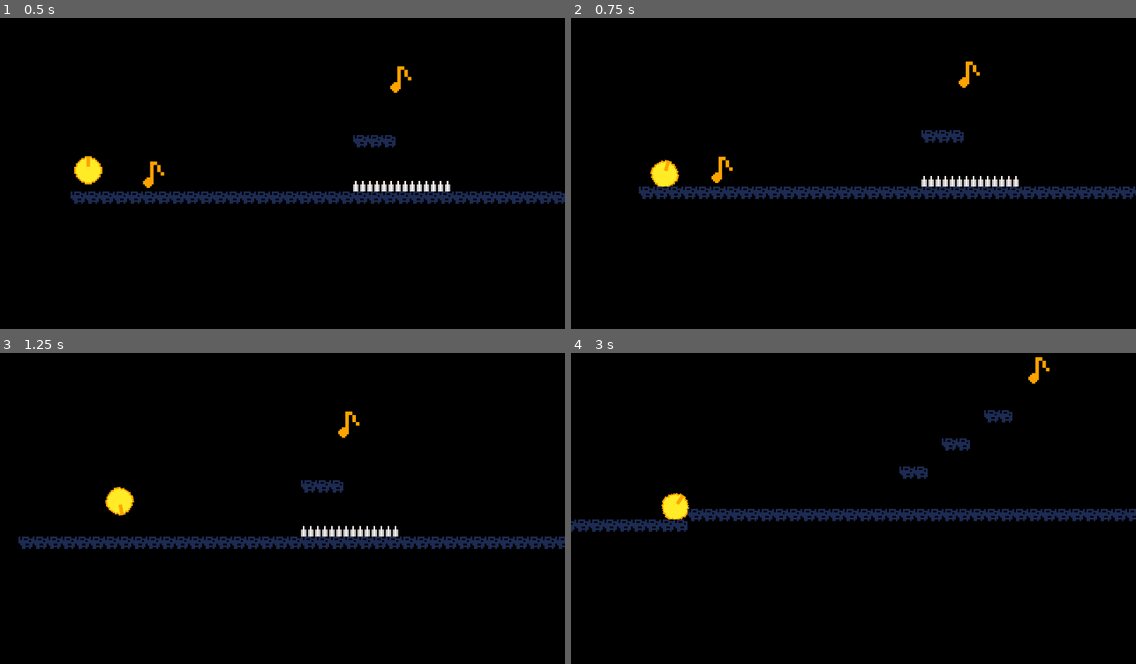
Above: before the commit, frames 1-4 (two rows, left to right).
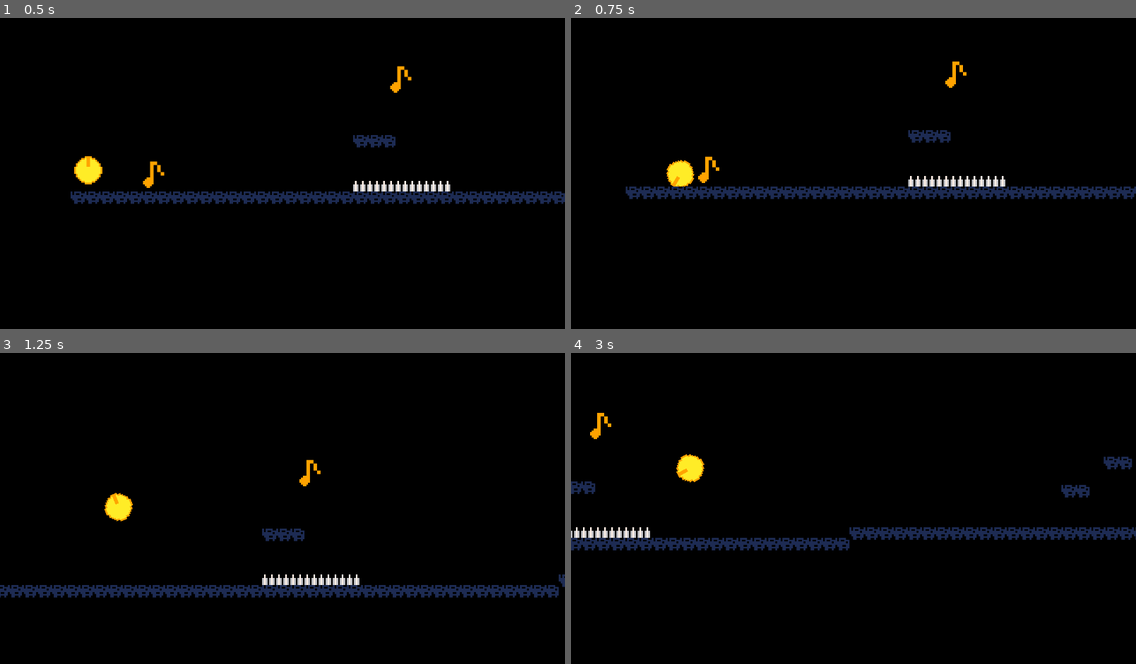
Above: after the commit, the same moments.

Repository: cat-in-the-dark/gmtk_2025
Game: Godot game, scene res://scenes/game_scene.tscn
Same seed, same stepped clock (60 frames per second), same inputs: the game is played once before the commit and once after it.
Inputs:
- Up to frame 1 (0.5 s): no input
- Up to frame 2 (0.75 s): tap Enter (ui_accept) at 0.5, 0.6 s; hold Right (ui_right) from 0.53 s (still down)
- Up to frame 3 (1.25 s): keep holding Right (ui_right); tap Space (player_jump, bound only before the commit) at 0.77, 0.8, 1.07 s
- Up to frame 4 (3 s): tap Space (player_jump, bound only before the commit) at 1.35, 1.52, 1.82, 2.3 s; tap Enter (ui_accept) at 1.55, 2.1, 2.85 s; release Right (ui_right) at 2.03 s; hold Left (ui_left) 2.03-2.78 s; hold Right (ui_right) from 2.78 s (still down)

Frame 1 is identical in both runs. In frame 2, 2.5% of the frame differs, in the area x 9-100%, y 13-59%; in frame 3, 7.2%; in frame 4, 7.9%, in the area x 0-100%, y 1-64%.

Commit message:
Revert "jump: terminate, coyote, input buffering"
This reverts commit 3a37207649b76efec05d9bf8919bba62c481d249.

Diff:
--- a/project.godot
+++ b/project.godot
@@ -24,16 +24,6 @@
 window/stretch/mode="canvas_items"
 window/stretch/scale_mode="integer"
 
-[input]
-
-player_jump={
-"deadzone": 0.2,
-"events": [Object(InputEventKey,"resource_local_to_scene":false,"resource_name":"","device":-1,"window_id":0,"alt_pressed":false,"shift_pressed":false,"ctrl_pressed":false,"meta_pressed":false,"pressed":false,"keycode":0,"physical_keycode":32,"key_label":0,"unicode":32,"location":0,"echo":false,"script":null)
-, Object(InputEventKey,"resource_local_to_scene":false,"resource_name":"","device":-1,"window_id":0,"alt_pressed":false,"shift_pressed":false,"ctrl_pressed":false,"meta_pressed":false,"pressed":false,"keycode":0,"physical_keycode":87,"key_label":0,"unicode":119,"location":0,"echo":false,"script":null)
-, Object(InputEventKey,"resource_local_to_scene":false,"resource_name":"","device":-1,"window_id":0,"alt_pressed":false,"shift_pressed":false,"ctrl_pressed":false,"meta_pressed":false,"pressed":false,"keycode":0,"physical_keycode":4194320,"key_label":0,"unicode":0,"location":0,"echo":false,"script":null)
-]
-}
-
 [rendering]
 
 textures/canvas_textures/default_texture_filter=0
--- a/scripts/player.gd
+++ b/scripts/player.gd
@@ -1,81 +1,43 @@
 extends CharacterBody2D
 class_name Player
 
-const ACCEL = 180
-const MAX_SPEED_X = 180
-const MAX_SPEED_FALL = 380
-const GRAVITY = 700
-const JUMP_GRAVITY = 500
-const JUMP_FORCE = 250
+const SPEED = 96.0
+const JUMP_VELOCITY = -300.0
+const CIRCLE_LEN = PI * 16
 
 var started = false
-var now = 0
-var on_floor_timestamp = 0
-var jump_pressed_timestamp = 0
 
 @onready var sprite = $Sprite2D
 
 func _physics_process(delta):
-	now += delta
 	if not started:
 		if Input.is_action_just_pressed("ui_accept"):
 			started = true
 		return
 
-	var y_input = 0
-	if Input.is_action_just_pressed("player_jump"):
-		jump_pressed_timestamp = now
-	if now - jump_pressed_timestamp < 0.15:
-		y_input = -1
-	if Input.is_action_just_released("player_jump"):
-		y_input = 1
-		jump_pressed_timestamp = 0
+	# Add the gravity.
+	if not is_on_floor():
+		velocity += get_gravity() * delta
 
-	velocity.x += ACCEL * delta
-	velocity.x = clamp(velocity.x, -MAX_SPEED_X, MAX_SPEED_X)
+	# Handle jump.
+	if Input.is_action_just_pressed("ui_accept") and is_on_floor():
+		velocity.y = JUMP_VELOCITY
 
-	var was_on_floor = is_on_floor()
+	# Get the input direction and handle the movement/deceleration.
+	# As good practice, you should replace UI actions with custom gameplay actions.
+	# var direction = Input.get_axis("ui_left", "ui_right")
+	var direction = 1 # always moving
 
-	if (velocity.y < 0):
-		velocity.y += JUMP_GRAVITY * delta
+	if direction:
+		velocity.x = direction * SPEED
 	else:
-		velocity.y += GRAVITY * delta
-	if velocity.y > MAX_SPEED_FALL:
-		velocity.y = MAX_SPEED_FALL
-	if (is_on_floor() or now - on_floor_timestamp < 0.15) and velocity.y > 0:
-		if y_input < 0:
-			on_floor_timestamp = 0
-			# $SFX/RandomJump.play()
-			velocity.y = -JUMP_FORCE
-	else:
-		# animation.play("jump_up")
-		if y_input > 0 and velocity.y < 0:
-			velocity.y = 0
+		velocity.x = move_toward(velocity.x, 0, SPEED)
 
-	if abs(velocity.x) < 3:
-		velocity.x = 0
+	# Animate sprite
+	if velocity.x > 0.01 or velocity.x < -0.01:
+		sprite.rotate(-1 * velocity.x / 16.0)
 
 	move_and_slide()
-
-	if !was_on_floor and is_on_floor():
-		# $SFX/RandomFallOnGround.play()
-		pass
-
-	if is_on_floor():
-		on_floor_timestamp = now
-		if abs(velocity.y) < 5:
-			velocity.y = 0
-		if velocity.x != 0:
-			pass
-			#if !$SFX/RandomStep.playing:
-			#	$SFX/RandomStep.play()
-#
-	## Animate sprite
-	var vx = get_position_delta().x
-	#if vx > 1 or vx < -1:
-	sprite.rotate(vx / 16)
-#
-	#move_and_slide()
 
 
 func collect_note():
